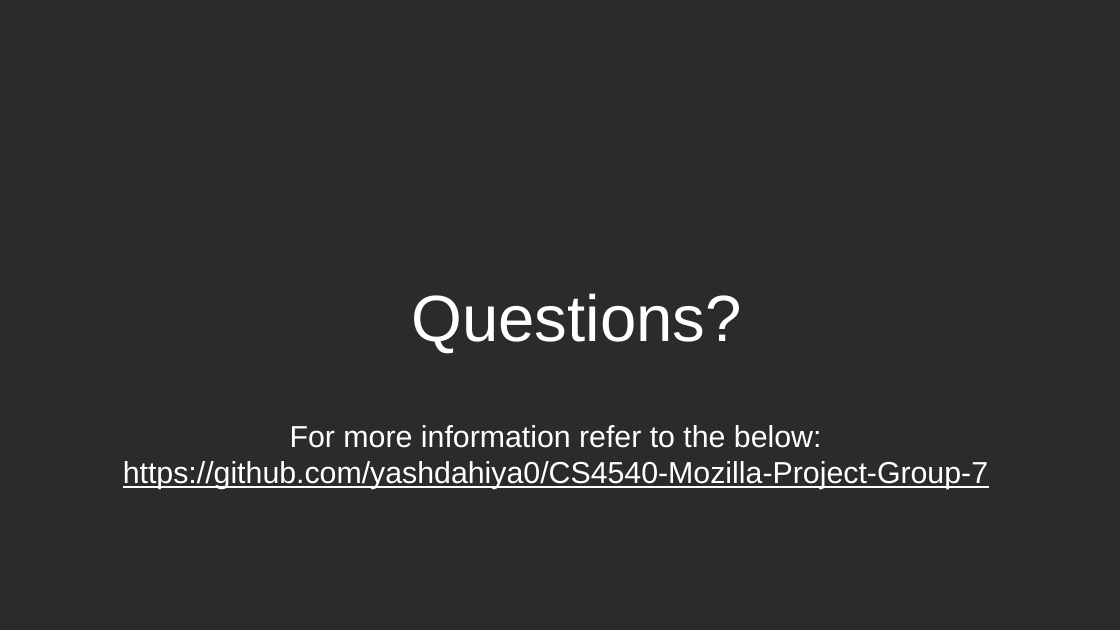
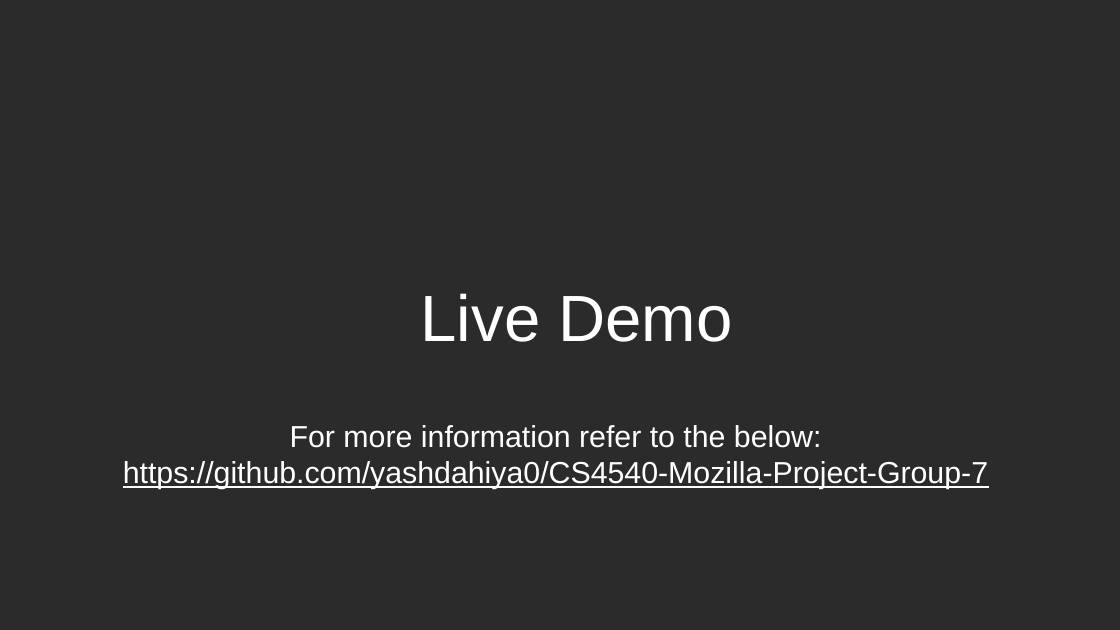
Before and after one commit to yashdahiya0/CS4540-Mozilla-Project-Group-7, a slide deck: slide 12 of doc/phase3/Final Presentation.pptx (slide 13 before the commit). Drawn at 1120x630 pixels with LibreOffice and Linux fonts; fonts in the diff are those of the drawing; background and template pictures are left out; a plain dark background stands for a picture behind light text. Boxes give left, top, right and bottom in pixels: in the first picture for what was removed or moved away, otherwise in the second. Text is boxed around its words. In the diff, an @@ line names an element or a change of style, - is before the commit and + after.

```diff
--- a/doc/phase3/Final Presentation.pptx
+++ b/doc/phase3/Final Presentation.pptx
@@ title at bbox=[421, 293, 732, 342]: text changed @@
-Questions?
+Live Demo
```
Also in this commit, not shown: 9 other slides changed, 1 slide removed.
